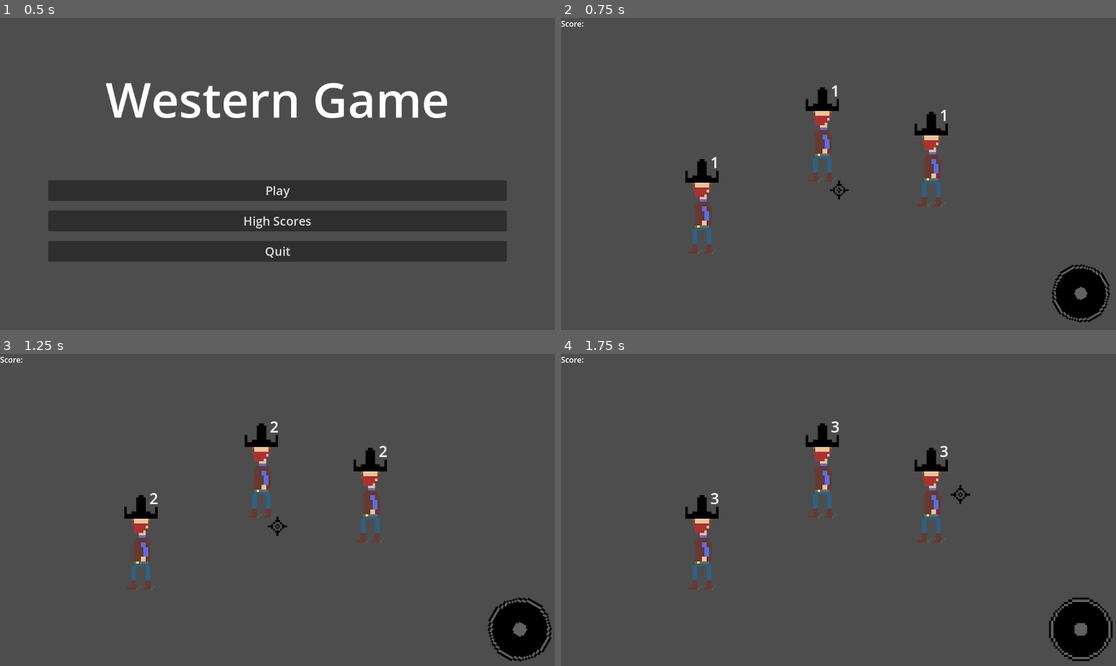
Above: before the commit, frames 1-4 (two rows, left to right).
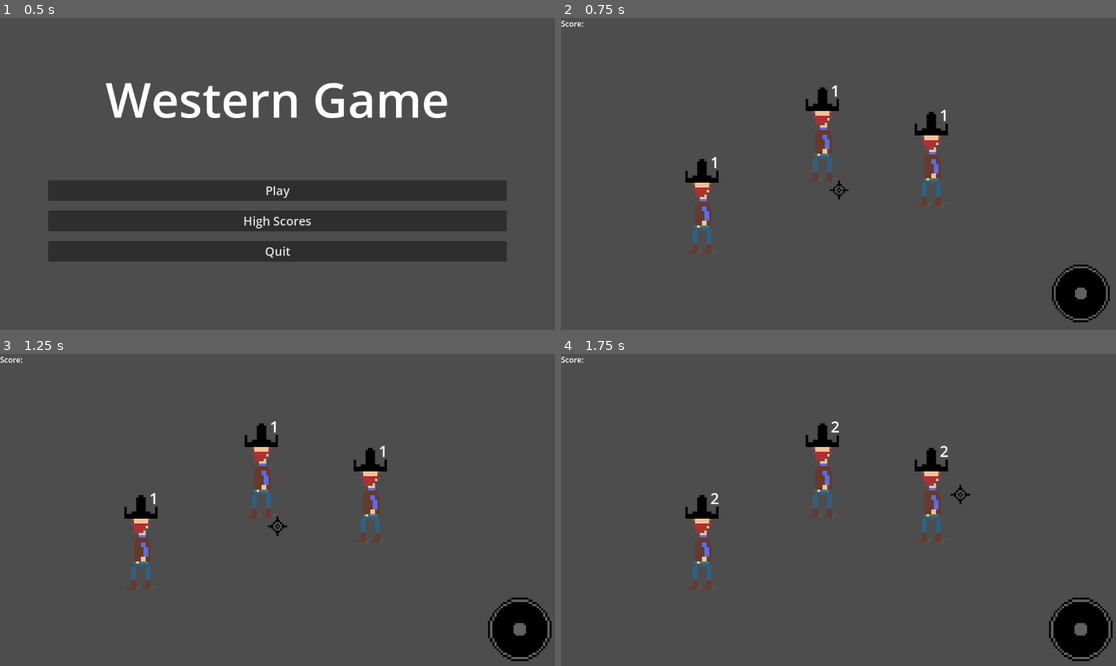
Above: after the commit, the same moments.

Repository: milksake/Western
Game: Godot game, scene res://Scenes/main_menu.tscn
Same seed, same stepped clock (60 frames per second), same inputs: the game is played once before the commit and once after it. Sound files missing from this copy of the repository are replaced by a short silence.
Inputs (mouse positions are in pixels of both pictures, inside the frame that each line leads up to):
- Up to frame 1 (0.5 s): no input
- Up to frame 2 (0.75 s): click "Play" at 0.5 s
- Up to frame 3 (1.25 s): no input
- Up to frame 4 (1.75 s): tap Enter at 1.25 s; move the mouse to (960, 494) at 1.27 s; click (960, 494) at 1.35 s

Frame 1 is identical in both runs. In frame 2, 0.2% of the frame differs, in the area x 88-99%, y 78-98%; in frame 3, 0.4%, in the area x 27-100%, y 21-99%; in frame 4, less than 0.1%.

Commit message:
minor fixes

Diff:
--- a/Scenes/rhythm.tscn
+++ b/Scenes/rhythm.tscn
@@ -2,7 +2,7 @@
 
 [ext_resource type="Script" uid="uid://bxk37uiof2iwk" path="res://Scripts/rhythm.gd" id="1_43wq1"]
 [ext_resource type="AudioStream" uid="uid://df41axcktll5m" path="res://Assets/Komiku_-_08_-_Un_dsert.mp3" id="2_n64c0"]
-[ext_resource type="AudioStream" uid="uid://byjtyqefmcgk3" path="res://SFX/bang.mp3" id="3_n64c0"]
+[ext_resource type="AudioStream" uid="uid://cgvhx14nesueb" path="res://SFX/bang2.wav" id="3_n64c0"]
 
 [node name="Rhythm" type="Node2D"]
 script = ExtResource("1_43wq1")
@@ -12,3 +12,4 @@
 
 [node name="AudioStreamPlayer" type="AudioStreamPlayer" parent="."]
 stream = ExtResource("3_n64c0")
+volume_db = -20.0
--- a/Scripts/reload.gd
+++ b/Scripts/reload.gd
@@ -65,7 +65,7 @@
 	var tween = create_tween()
 	tween.tween_property(barrel, "scale", Vector2(0.8, 0.8), 0.1)
 	tween.tween_property(barrel, "scale", Vector2(1.1, 1.1), 0.1)
-	move(1)
+	#move(1)
 	pass
 
 func _process(_delta: float) -> void:
--- a/Scripts/rhythm.gd
+++ b/Scripts/rhythm.gd
@@ -13,18 +13,9 @@
 	assert(2 * window_ok < beatDuration)
 	$Player.play()
 
-var lastBeat = -1
+var lastBeat = 0
 
 var nextTargetTime = 0
-
-func play_click_on_beat():
-	var beat_time = (lastBeat + 1) * beatDuration
-	var delay = beat_time  - getTime()
-	if delay < 0:
-		delay = 0
-	await get_tree().create_timer(delay).timeout
-	$AudioStreamPlayer.play(0)
-	pass
 
 func updateTargetTime():
 	nextTargetTime += beatDuration
@@ -42,7 +33,7 @@
 	if lastBeat < currBeat:
 		emit_signal("beat")
 		lastBeat = currBeat
-		play_click_on_beat()
+		$AudioStreamPlayer.play(0)
 
 	if time > nextTargetTime + window_ok:
 		updateTargetTime()
--- a/project.godot
+++ b/project.godot
@@ -20,11 +20,13 @@
 roll_up={
 "deadzone": 0.2,
 "events": [Object(InputEventMouseButton,"resource_local_to_scene":false,"resource_name":"","device":-1,"window_id":0,"a …(253 unchanged characters)…
+, Object(InputEventKey,"resource_local_to_scene":false,"resource_name":"","device":-1,"window_id":0,"alt_pressed":false,"shift_pressed":false,"ctrl_pressed":false,"meta_pressed":false,"pressed":false,"keycode":0,"physical_keycode":65,"key_label":0,"unicode":97,"location":0,"echo":false,"script":null)
 ]
 }
 roll_down={
 "deadzone": 0.2,
 "events": [Object(InputEventMouseButton,"resource_local_to_scene":false,"resource_name":"","device":-1,"window_id":0,"a …(253 unchanged characters)…
+, Object(InputEventKey,"resource_local_to_scene":false,"resource_name":"","device":-1,"window_id":0,"alt_pressed":false,"shift_pressed":false,"ctrl_pressed":false,"meta_pressed":false,"pressed":false,"keycode":0,"physical_keycode":68,"key_label":0,"unicode":100,"location":0,"echo":false,"script":null)
 ]
 }
 click={
Not shown, added: SFX/bang2.wav.import
Not shown, added: SFX/bang2.wav
